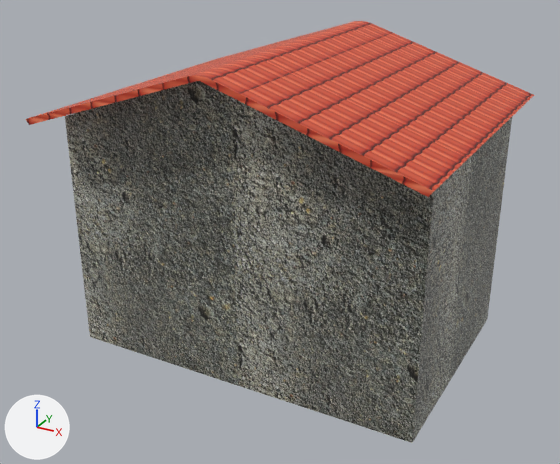
The Blender file Models/fachada/fachada.blend, before and after one commit.
The view is the same before and after, from a camera (50 mm lens) standing at (3.71, -7.06, 4.73) and looking at (-0.06, -0.21, 1.31). The axes (+X, +Y, +Z) are drawn at lower left. The lights are the same throughout. The first picture is the older version.

Objects in the first picture: 'Cube', 'roof'.
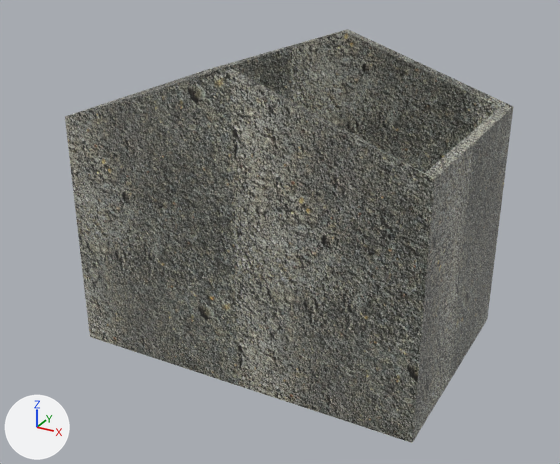
What differs and where, as boxes [x1, y1, x2, y2] in the pictures (560 x 464 px):
'roof', deleted (red): before [26, 21, 534, 197]

What changed in the scene script:
```text
Remove ob_roof:
    ob_roof = bpy.data.objects.new('roof', me_roof)
    ob_roof.location = (0.0, 0.0, 0.0)
```
